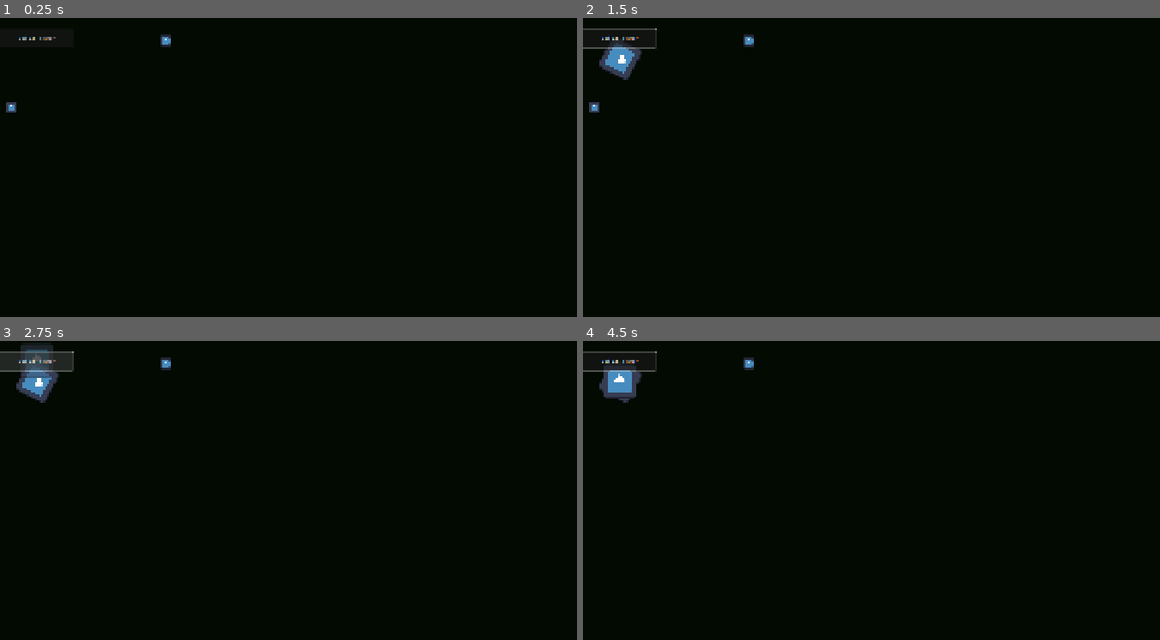
Above: before the commit, frames 1-4 (two rows, left to right).
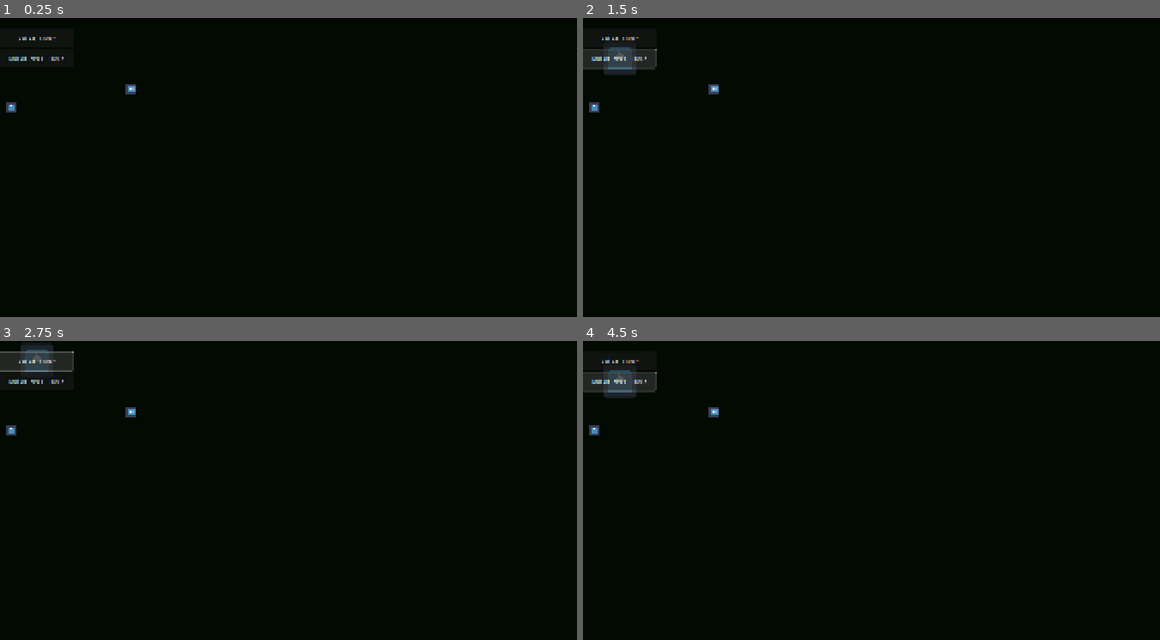
Above: after the commit, the same moments.

Repository: Olatiny/bot-net
Game: Godot game, scene res://src/towers/Place.tscn
Two runs of this game, one before a commit and one after it. Both use one fixed random seed, a clock stepped at 60 frames per second and the inputs below. This scene is started directly instead of the project's main scene. The engine's default icon, where the game draws it, is replaced by a stand-in: a white triangle on a blue panel in a dark square.
Inputs (mouse positions are in pixels of both pictures, inside the frame that each line leads up to):
- Up to frame 1 (0.25 s): no input
- Up to frame 2 (1.5 s): click "Build Tower" at 0.5 s; click (617, 59) at 1.25 s, where only the run after the commit has a clickable "Build Area Tower"
- Up to frame 3 (2.75 s): click "Build Tower" at 2 s
- Up to frame 4 (4.5 s): click (617, 382) at 2.75 s, where only the run after the commit has a clickable "Build Area Tower"; click "Build Tower" at 3.5 s; click (617, 382) at 4.25 s, where only the run after the commit has a clickable "Build Area Tower"

The runs differ from the first frame. In frame 1, 0.2% of the frame differs, in the area x 1-30%, y 5-26%; in frame 2, 1.2%; in frame 3, 0.8%; in frame 4, 1.3%, in the area x 0-30%, y 3-32%.

Commit message:
area effect tower
the visual for the area effect will change, now it kills in 2 charges. i dont really know how to integrate these to the main but the place section has them all working (under towers folder)

Diff:
--- a/PlacementManager.gd
+++ b/PlacementManager.gd
@@ -1,12 +1,14 @@
 extends Node2D
 
 @export var tower_scene: PackedScene
+@export var aoe_tower_scene: PackedScene
 
 var ghost_tower: Node2D = null
 var is_placing: bool = false
 
 func _process(_delta):
 	if is_placing and ghost_tower:
+		# Follow the mouse
 		ghost_tower.global_position = get_global_mouse_position()
 
 func _unhandled_input(event):
@@ -16,33 +18,56 @@
 	if is_placing and event.is_action_pressed("ui_cancel"):
 		cancel_placement()
 
+# --- BUTTON SIGNALS ---
+
 func _on_build_button_pressed():
-	if not is_placing:
-		start_placement()
+	# For the standard projectile tower
+	start_placement(tower_scene)
 
-func start_placement():
+func _on_aoe_build_button_pressed():
+	# For the AoE pulse tower
+	start_placement(aoe_tower_scene)
+
+# --- PLACEMENT LOGIC ---
+
+
+
+func start_placement(selected_tower: PackedScene):
+	if is_placing: return # Prevent overlapping placements
+
 	is_placing = true
-	ghost_tower = tower_scene.instantiate()
+	ghost_tower = selected_tower.instantiate()
 	add_child(ghost_tower)
 
+	# Make it look like a "ghost"
 	ghost_tower.modulate.a = 0.5
+
+	# Disable logic so it doesn't shoot/pulse while following the mouse
 	ghost_tower.set_process(false)
 	ghost_tower.set_physics_process(false)
 
-	var detection = ghost_tower.get_node_or_null("DetectionRange")
-	if detection:
-		detection.monitoring = false
+	# Disable the Detection nodes so they don't find targets yet
+	# This checks for both "DetectionRange" and "DamageZone"
+	for node_name in ["DetectionRange", "DamageZone"]:
+		var detection = ghost_tower.get_node_or_null(node_name)
+		if detection:
+			detection.monitoring = false
 
 func finalize_placement():
 	is_placing = false
+	ghost_tower.modulate.a = 1.0
 
-	ghost_tower.modulate.a = 1.0
+	# Re-enable the scripts
 	ghost_tower.set_process(true)
 	ghost_tower.set_physics_process(true)
 
-	var detection = ghost_tower.get_node_or_null("DetectionRange")
-	if detection:
-		detection.monitoring = true
+	# Re-enable the Area2D detection
+	# We check for BOTH names just in case
+	for zone_name in ["DetectionRange", "DamageZone"]:
+		var zone = ghost_tower.get_node_or_null(zone_name)
+		if zone:
+			zone.monitoring = true
+			zone.monitorable = true
 
 	ghost_tower = null
 
--- a/project.godot
+++ b/project.godot
@@ -39,9 +39,6 @@
 "events": [Object(InputEventMouseButton,"resource_local_to_scene":false,"resource_name":"","device":-1,"window_id":0,"a …(253 unchanged characters)…
 ]
 }
-
-[input]
-
 left_click={
 "deadzone": 0.2,
 "events": [Object(InputEventMouseButton,"resource_local_to_scene":false,"resource_name":"","device":-1,"window_id":0,"a …(253 unchanged characters)…
--- /dev/null
+++ b/src/areatower/areatower.gd
@@ -0,0 +1,43 @@
+extends Node2D
+
+@export var damage: int = 25
+var targets: Array = []
+
+@onready var damage_zone = $DamageZone
+@onready var attack_visual = $attack_visual
+@onready var timer = $Timer
+
+
+func _on_damage_zone_body_entered(body):
+	if body.is_in_group("enemies"):
+		targets.append(body)
+
+func _on_damage_zone_body_exited(body):
+	targets.erase(body)
+
+func _on_timer_timeout():
+	# Only attack if there are enemies in range
+	print("AoE Timer Ticking... Enemies in range: ", targets.size()) # DEBUG 1
+	if targets.size() > 0:
+		attack()
+
+
+func attack():
+	print("AoE Pulsing!")
+	show_pulse()
+
+	# Duplicate list to safely iterate if an enemy dies mid-loop
+	for enemy in targets.duplicate():
+		if is_instance_valid(enemy) and enemy.has_method("take_damage"):
+			enemy.take_damage(damage)
+
+func show_pulse():
+	attack_visual.visible = true
+	var tween = get_tree().create_tween()
+
+	# Start at 0.5 opacity yellow and fade to 0.0
+	attack_visual.modulate.a = 0.5
+	tween.tween_property(attack_visual, "modulate:a", 0.0, 0.5)
+
+	# Cleanly hide after the tween finishes
+	tween.finished.connect(func(): attack_visual.visible = false)
--- /dev/null
+++ b/src/areatower/areatower.tscn
@@ -0,0 +1,36 @@
+[gd_scene load_steps=5 format=3 uid="uid://u0hpbk31udpt"]
+
+[ext_resource type="Script" uid="uid://bce5xk40l8ep3" path="res://src/areatower/areatower.gd" id="1_eahom"]
+[ext_resource type="Texture2D" uid="uid://cq6glhl1n4id2" path="res://icon.svg" id="2_dxn1p"]
+
+[sub_resource type="CircleShape2D" id="CircleShape2D_1ginh"]
+radius = 150.0
+
+[sub_resource type="CanvasTexture" id="CanvasTexture_vpv6n"]
+
+[node name="Areatower" type="Node2D"]
+script = ExtResource("1_eahom")
+
+[node name="Sprite2D" type="Sprite2D" parent="."]
+texture = ExtResource("2_dxn1p")
+
+[node name="detection" type="Area2D" parent="."]
+collision_mask = 2
+
+[node name="CollisionShape2D" type="CollisionShape2D" parent="detection"]
+shape = SubResource("CircleShape2D_1ginh")
+
+[node name="Timer" type="Timer" parent="."]
+wait_time = 2.0
+autostart = true
+
+[node name="attack_visual" type="Sprite2D" parent="."]
+visible = false
+modulate = Color(1, 1, 0, 0.1882353)
+position = Vector2(1.0000033, 6.4999886)
+scale = Vector2(346, 307)
+texture = SubResource("CanvasTexture_vpv6n")
+
+[connection signal="body_entered" from="detection" to="." method="_on_damage_zone_body_entered"]
+[connection signal="body_exited" from="detection" to="." method="_on_damage_zone_body_exited"]
+[connection signal="timeout" from="Timer" to="." method="_on_timer_timeout"]
--- a/src/towers/Place.tscn
+++ b/src/towers/Place.tscn
@@ -1,12 +1,14 @@
-[gd_scene load_steps=4 format=3 uid="uid://dv3piydu04r6f"]
+[gd_scene load_steps=5 format=3 uid="uid://dv3piydu04r6f"]
 
 [ext_resource type="Script" uid="uid://dtr37l6hs7o54" path="res://PlacementManager.gd" id="1_a617q"]
 [ext_resource type="PackedScene" uid="uid://bx7x3s16y1ywr" path="res://src/towers/tower.tscn" id="2_bgj4r"]
+[ext_resource type="PackedScene" uid="uid://u0hpbk31udpt" path="res://src/areatower/areatower.tscn" id="3_pmwwo"]
 [ext_resource type="PackedScene" uid="uid://b4prfwlhmjacj" path="res://src/towers/enemy.tscn" id="3_x44pb"]
 
 [node name="Node2D" type="Node2D"]
 script = ExtResource("1_a617q")
 tower_scene = ExtResource("2_bgj4r")
+aoe_tower_scene = ExtResource("3_pmwwo")
 
 [node name="CanvasLayer" type="CanvasLayer" parent="."]
 
@@ -17,10 +19,18 @@
 offset_bottom = 81.0
 text = "Build Tower"
 
+[node name="AoEBuildButton" type="Button" parent="CanvasLayer"]
+offset_left = -1.0
+offset_top = 88.0
+offset_right = 205.0
+offset_bottom = 138.0
+text = "Build Area Tower"
+
 [node name="enemy" parent="." instance=ExtResource("3_x44pb")]
 position = Vector2(32, 249)
 
 [node name="enemy2" parent="." instance=ExtResource("3_x44pb")]
-position = Vector2(465, 64)
+position = Vector2(368, 200)
 
 [connection signal="pressed" from="CanvasLayer/BuildButton" to="." method="_on_build_button_pressed"]
+[connection signal="pressed" from="CanvasLayer/AoEBuildButton" to="." method="_on_aoe_build_button_pressed"]
--- a/src/towers/tower.tscn
+++ b/src/towers/tower.tscn
@@ -4,8 +4,8 @@
 [ext_resource type="PackedScene" uid="uid://bqkm35ds2suhe" path="res://src/towers/projectile.tscn" id="2_ipjxq"]
 [ext_resource type="Texture2D" uid="uid://cq6glhl1n4id2" path="res://icon.svg" id="2_stebd"]
 
-[sub_resource type="RectangleShape2D" id="RectangleShape2D_jbe1c"]
-size = Vector2(348, 340.5)
+[sub_resource type="CircleShape2D" id="CircleShape2D_ipjxq"]
+radius = 150.0
 
 [node name="tower" type="Node2D"]
 script = ExtResource("1_vedim")
@@ -21,7 +21,7 @@
 
 [node name="CollisionShape2D" type="CollisionShape2D" parent="DetectionRange"]
 position = Vector2(-1, 1)
-shape = SubResource("RectangleShape2D_jbe1c")
+shape = SubResource("CircleShape2D_ipjxq")
 
 [node name="Timer" type="Timer" parent="."]
 autostart = true
Not shown, added: src/areatower/areatower.gd.uid
